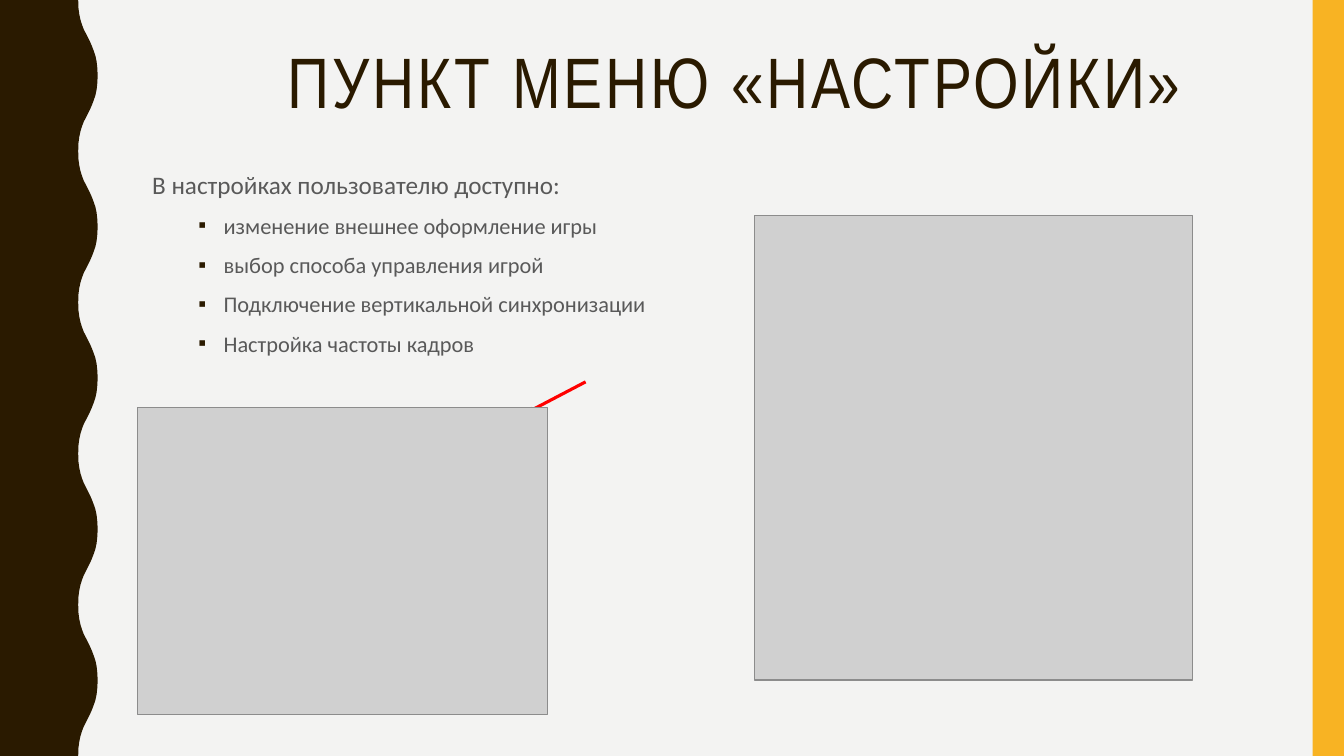
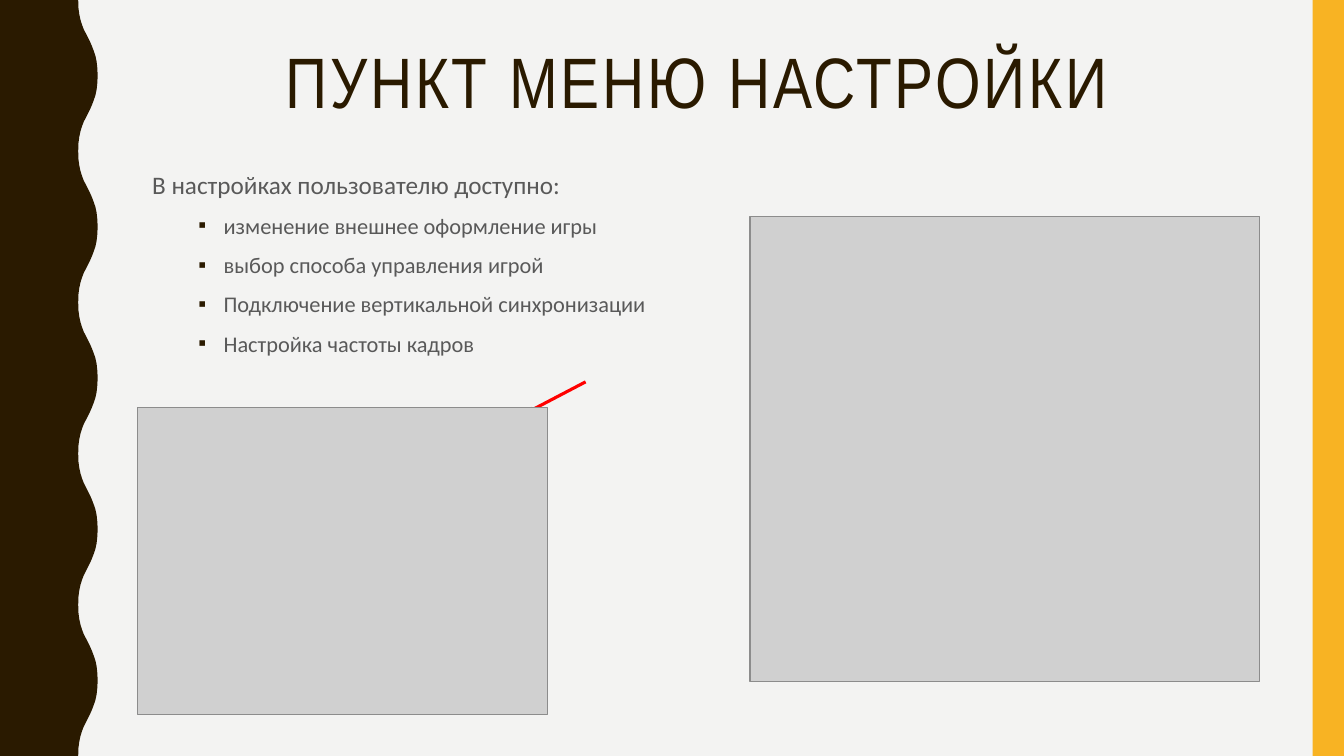
Before and after one commit to germanivanov0719/Racing, a slide deck: slide 5 of Docs/Racing.pptx. Drawn at 1344x756 pixels with LibreOffice and Linux fonts; fonts in the diff are those of the drawing; grey boxes stand for pictures. Boxes give left, top, right and bottom in pixels: in the first picture for what was removed or moved away, otherwise in the second. Text is boxed around its words. In the diff, an @@ line names an element or a change of style, - is before the commit and + after.

```diff
--- a/Docs/Racing.pptx
+++ b/Docs/Racing.pptx
@@ title at <box>285,51,1108,109</box>: text changed @@
-ПУНКТ МЕНЮ «НАСТРОЙКИ»
+ПУНКТ МЕНЮ НАСТРОЙКИ
@@ picture: place and size @@
-picture at <box>755,215,1194,680</box>
+picture at <box>750,216,1260,681</box>
```
Also in this commit, not shown: 3 other slides changed.
